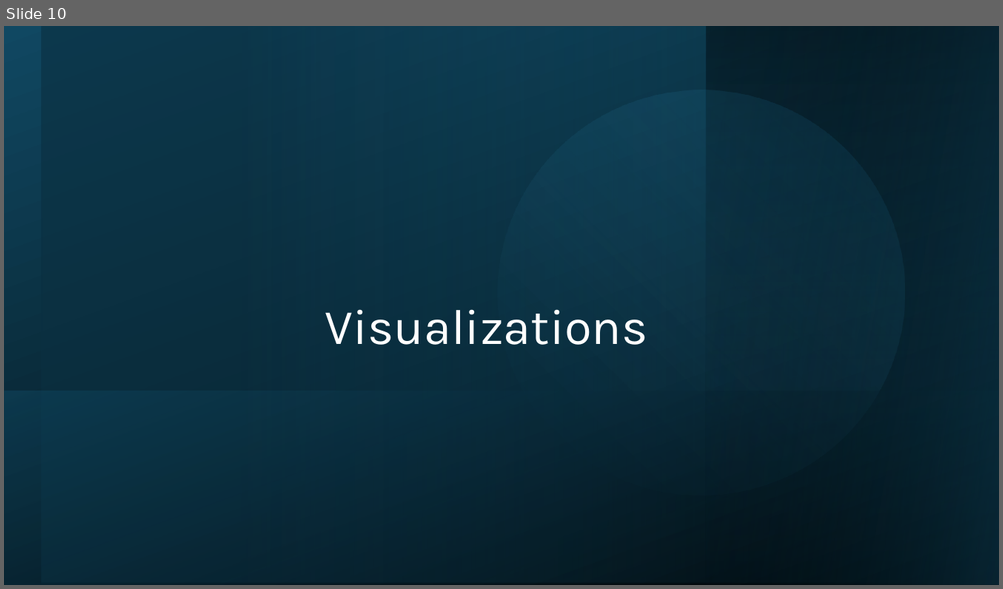
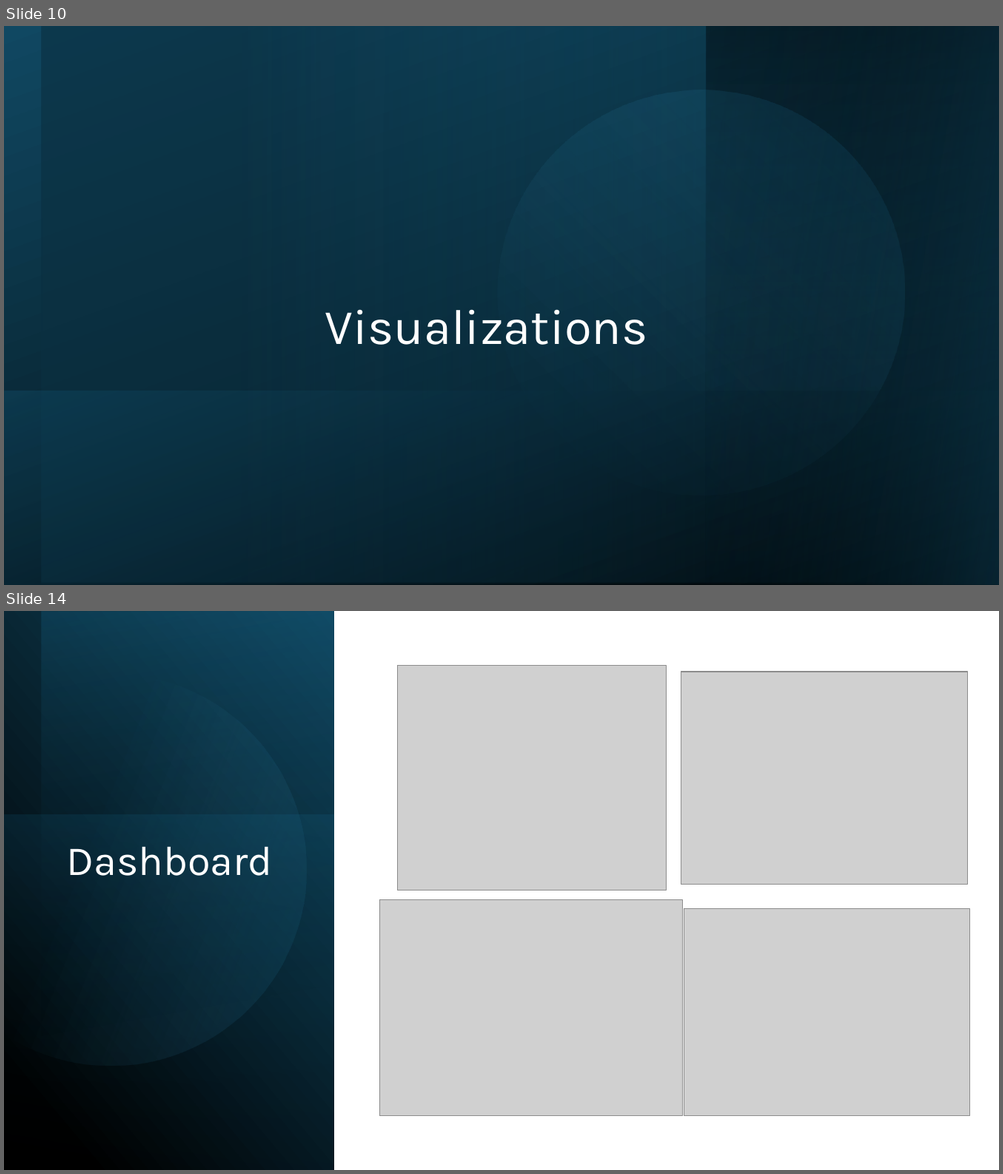
Before and after one commit to cbhutley/Lyft-Payment-Verification, a slide deck: Lyft Earnings Commitment Verification.pptx. Shown one above the other, each under a label of ours: slide 10 before the commit, slides 10 and 14 after it; the slides between them are not shown. The pictures are 1003x589 and 1003x1174 pixels, drawn with LibreOffice and Linux fonts; fonts in the diff are those of the drawing; grey boxes stand for pictures. Boxes give left, top, right and bottom in pixels: in the first picture for what was removed or moved away, otherwise in the second. Text is boxed around its words. In the diff, an @@ line names an element or a change of style, - is before the commit and + after.

```diff
--- a/Lyft Earnings Commitment Verification.pptx
+++ b/Lyft Earnings Commitment Verification.pptx
@@ slide 14 added at [4, 611, 999, 1170], background #FFFFFF @@
@@ rectangle added at [4, 611, 334, 1170], fill gradient #000000 to #104862 @@
@@ rectangle added at [41, 612, 333, 1170], fill gradient #156082 to #000000 @@
@@ freeform shape added at [4, 649, 342, 1101], fill gradient #46B1E1 to #104862 @@
@@ picture added at [397, 666, 666, 891] @@
@@ picture added at [681, 672, 967, 885] @@
@@ rectangle added at [4, 815, 334, 1170], fill gradient #156082 to #0B3041 @@
@@ title added at [66, 846, 273, 876], 40 pt, text #FFFFFF @@
+Dashboard
@@ picture added at [379, 900, 683, 1116] @@
@@ picture added at [684, 909, 970, 1117] @@
```
Also in this commit, not shown: 6 slides changed, 3 other slides added, 1 slide removed.
